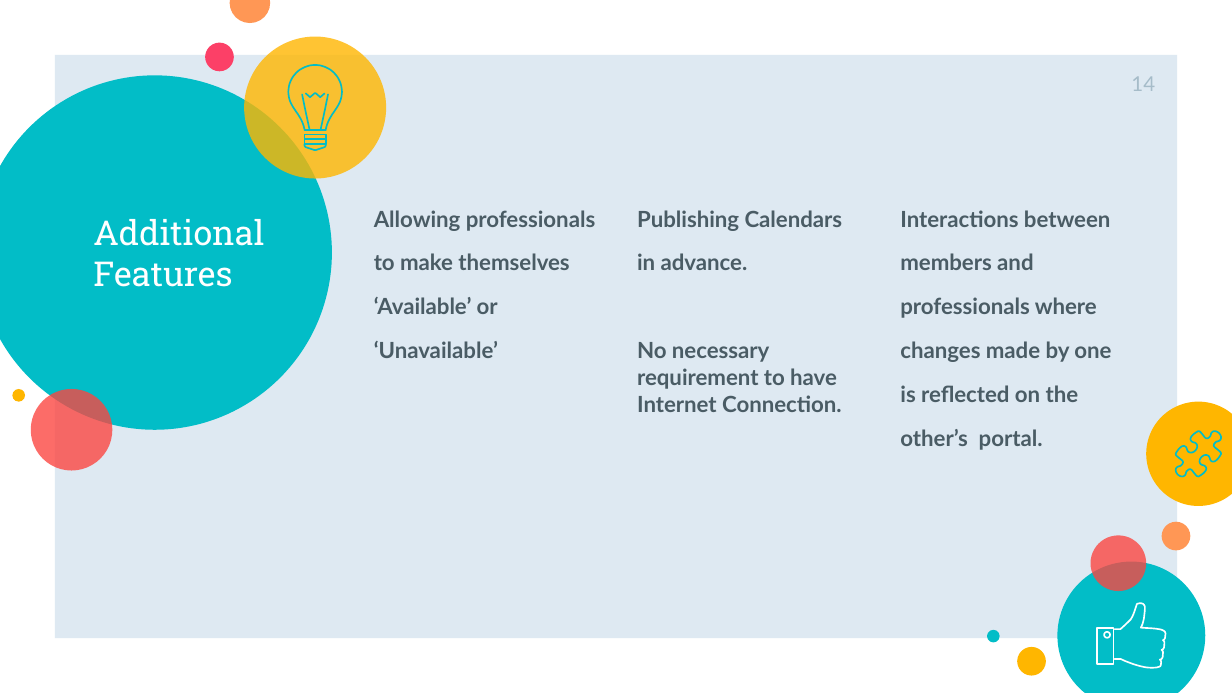
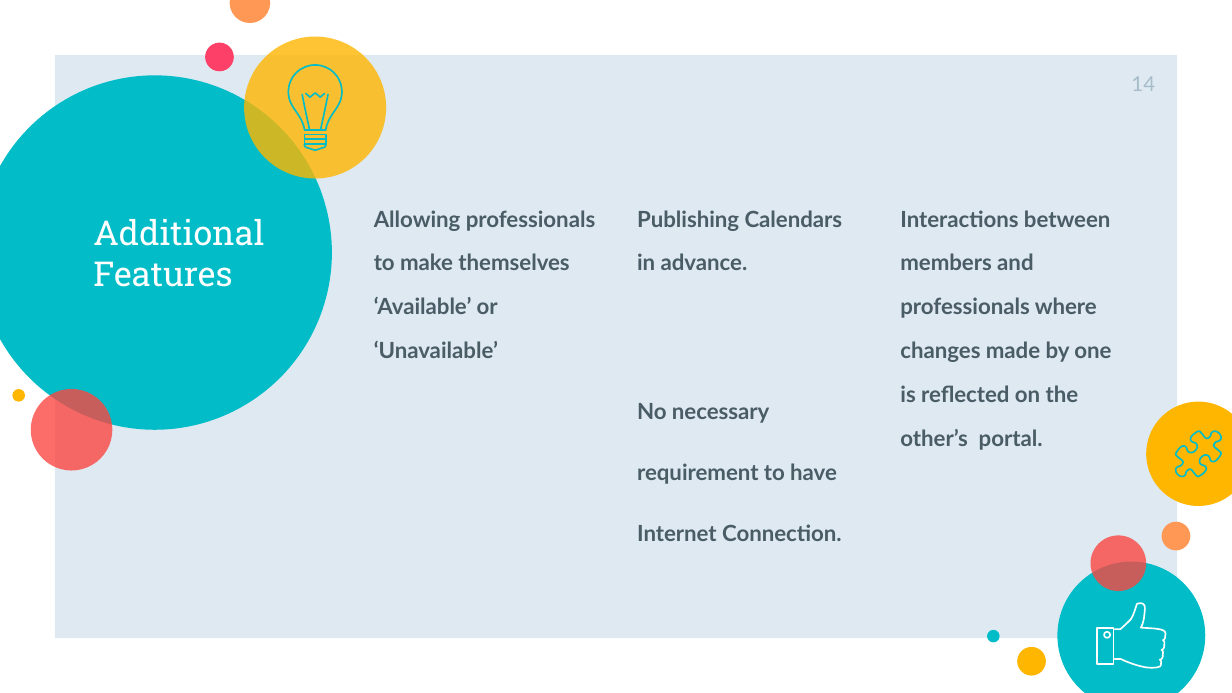
Before and after one commit to Bengaluru18/team-3, a slide deck: slide 14 of CFG_SSK(1).pptx. Drawn at 1232x693 pixels with LibreOffice and Linux fonts; fonts in the diff are those of the drawing. Boxes give left, top, right and bottom in pixels: in the first picture for what was removed or moved away, otherwise in the second. Text is boxed around its words. In the diff, an @@ line names an element or a change of style, - is before the commit and + after.

```diff
--- a/CFG_SSK(1).pptx
+++ b/CFG_SSK(1).pptx
@@ text at (637, 403, 842, 541): text changed @@
-No necessary requirement to have Internet Connection.
+No necessary
+requirement to have
+Internet Connection.
```
Also in this commit, not shown: 3 other slides changed, 1 slide removed.
